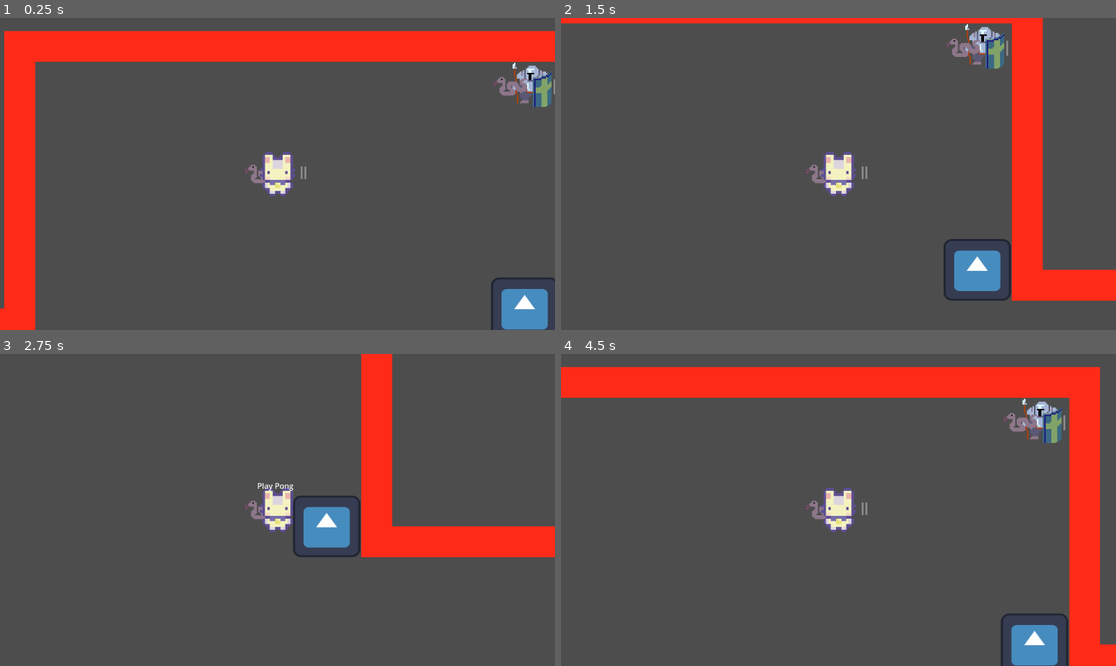
Above: before the commit, frames 1-4 (two rows, left to right).
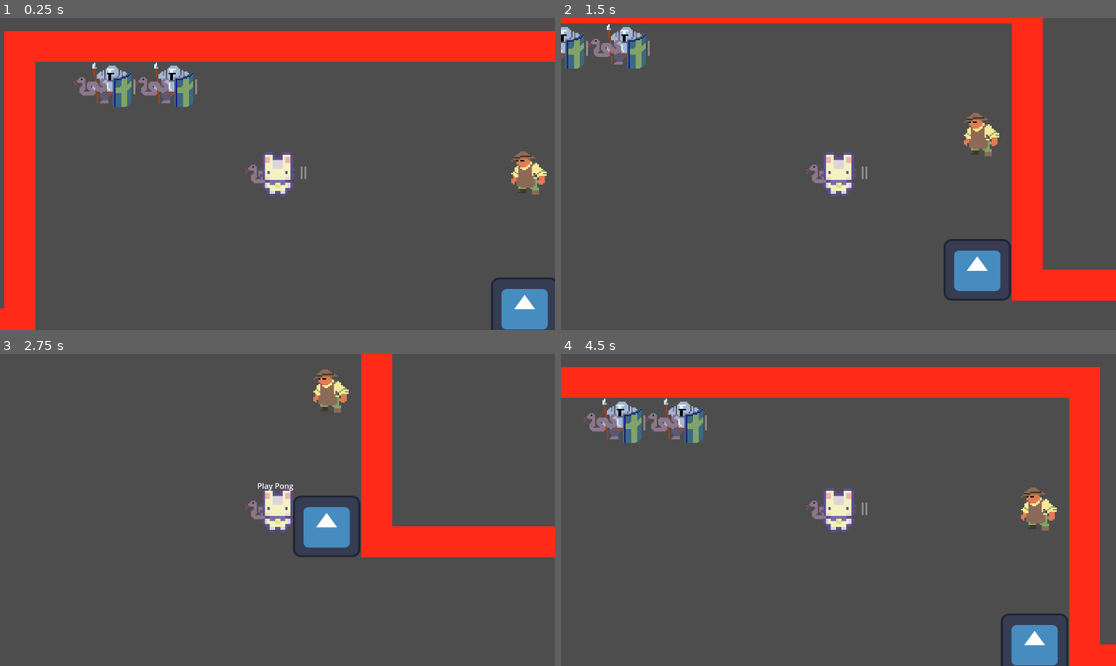
Above: after the commit, the same moments.

Repository: Bug-Bone-Studios/Ant---Godot-game-Unnamed-
Game: Godot game, scene res://main/Scenes/worlds/world.tscn
Two runs of this game, one before a commit and one after it. Both use one fixed random seed, a clock stepped at 60 frames per second and the inputs below. The engine's default icon, where the game draws it, is replaced by a stand-in: a white triangle on a blue panel in a dark square.
Inputs:
- Up to frame 1 (0.25 s): no input
- Up to frame 2 (1.5 s): tap Enter at 0.5 s; hold D (move_right) 0.53-1.28 s; tap F (interact) at 0.6 s; hold S (move_down) from 1.28 s (still down); tap Shift (sprint) at 1.35 s
- Up to frame 3 (2.75 s): release S (move_down) at 2.03 s; hold D (move_right) from 2.03 s (still down); tap F (interact) at 2.1 s
- Up to frame 4 (4.5 s): release D (move_right) at 2.78 s; hold W (move_up) 2.78-3.53 s; tap Shift (sprint) at 2.85, 4.35 s; hold A (move_left) from 3.53 s (still down); tap F (interact) at 3.6 s

The runs differ from the first frame. In frame 1, 3.1% of the frame differs, in the area x 13-100%, y 14-57%; in frame 2, 2.7%; in frame 3, 0.6%; in frame 4, 3.1%, in the area x 4-91%, y 14-57%.

Commit message:
simple customer

Diff:
--- /dev/null
+++ b/main/Scenes/Players.Enemies/customer.tscn
@@ -0,0 +1,43 @@
+[gd_scene load_steps=6 format=3 uid="uid://c4gjlo8pqmgrp"]
+
+[ext_resource type="Texture2D" uid="uid://1a4k15h1hp0s" path="res://main/Assets/itch.io/32rogues/rogues.png" id="1_2vexx"]
+[ext_resource type="Script" uid="uid://g1qhhyt1lnpv" path="res://main/Scripts/Players.Enemies/customer.gd" id="1_wg64h"]
+
+[sub_resource type="CircleShape2D" id="CircleShape2D_26rrt"]
+radius = 64.0
+
+[sub_resource type="RectangleShape2D" id="RectangleShape2D_wg64h"]
+size = Vector2(64, 80)
+
+[sub_resource type="AtlasTexture" id="AtlasTexture_jxu64"]
+atlas = ExtResource("1_2vexx")
+region = Rect2(6.322754, 192.75435, 20.274986, 31.245651)
+
+[node name="customer" type="CharacterBody2D"]
+script = ExtResource("1_wg64h")
+
+[node name="player_detector" type="Area2D" parent="." groups=["customer"]]
+
+[node name="player_detector_radius" type="CollisionShape2D" parent="player_detector"]
+shape = SubResource("CircleShape2D_26rrt")
+debug_color = Color(8.663535e-07, 0.6386381, 0.38024315, 0.41960785)
+
+[node name="world_collider" type="CollisionShape2D" parent="."]
+shape = SubResource("RectangleShape2D_wg64h")
+
+[node name="Sprite2D" type="Sprite2D" parent="."]
+texture_filter = 1
+position = Vector2(1.9073486e-06, 3.8146973e-06)
+scale = Vector2(3.903, 3)
+texture = SubResource("AtlasTexture_jxu64")
+
+[node name="hello_label" type="Label" parent="."]
+visible = false
+offset_left = -96.0
+offset_top = -40.0
+offset_right = -51.0
+offset_bottom = -17.0
+text = "Hello!"
+
+[connection signal="area_entered" from="player_detector" to="." method="_on_player_detector_area_entered"]
+[connection signal="area_exited" from="player_detector" to="." method="_on_player_detector_area_exited"]
--- a/main/Scenes/Players.Enemies/player.tscn
+++ b/main/Scenes/Players.Enemies/player.tscn
@@ -1,6 +1,6 @@
 [gd_scene load_steps=13 format=3 uid="uid://c3ldi2a1cdlm5"]
 
-[ext_resource type="Script" uid="uid://c6sxihcgnid78" path="res://main/Scripts/player.gd" id="1_x7iuo"]
+[ext_resource type="Script" uid="uid://c6sxihcgnid78" path="res://main/Scripts/Players.Enemies/player.gd" id="1_x7iuo"]
 [ext_resource type="PackedScene" uid="uid://dqppf8huq4f2g" path="res://main/Scenes/Components/HealthComponent.tscn" id="2_a0wf6"]
 [ext_resource type="PackedScene" uid="uid://cl455j7q01i0c" path="res://main/Scenes/Components/StaminaBarComponet.tscn" id="3_n6015"]
 [ext_resource type="PackedScene" uid="uid://bp0ytwp4cnih1" path="res://main/Scenes/Components/HealthBarComponent.tscn" id="4_71o6a"]
--- a/main/Scenes/Players.Enemies/test_enemy.tscn
+++ b/main/Scenes/Players.Enemies/test_enemy.tscn
@@ -1,7 +1,7 @@
 [gd_scene load_steps=10 format=3 uid="uid://dmvuqrji8vlqk"]
 
 [ext_resource type="Texture2D" uid="uid://1a4k15h1hp0s" path="res://main/Assets/itch.io/32rogues/rogues.png" id="1_62lc6"]
-[ext_resource type="Script" uid="uid://cthymss0v2m8r" path="res://main/Scripts/test_enemy.gd" id="1_nxrrk"]
+[ext_resource type="Script" uid="uid://cthymss0v2m8r" path="res://main/Scripts/Players.Enemies/test_enemy.gd" id="1_nxrrk"]
 [ext_resource type="PackedScene" uid="uid://dqppf8huq4f2g" path="res://main/Scenes/Components/HealthComponent.tscn" id="2_nxrrk"]
 [ext_resource type="PackedScene" uid="uid://detuydqv72ys7" path="res://main/Scenes/Components/HitboxComponent.tscn" id="3_gnuit"]
 [ext_resource type="PackedScene" uid="uid://dpnl48lavdowy" path="res://main/Scenes/Items/test_sword.tscn" id="5_gnuit"]
--- a/main/Scenes/worlds/world.tscn
+++ b/main/Scenes/worlds/world.tscn
@@ -1,6 +1,7 @@
-[gd_scene load_steps=5 format=3 uid="uid://8vn3d3hfp7oa"]
+[gd_scene load_steps=6 format=3 uid="uid://8vn3d3hfp7oa"]
 
 [ext_resource type="PackedScene" uid="uid://dmvuqrji8vlqk" path="res://main/Scenes/Players.Enemies/test_enemy.tscn" id="1_4kw6h"]
+[ext_resource type="PackedScene" uid="uid://c4gjlo8pqmgrp" path="res://main/Scenes/Players.Enemies/customer.tscn" id="1_708qw"]
 [ext_resource type="PackedScene" uid="uid://c3ldi2a1cdlm5" path="res://main/Scenes/Players.Enemies/player.tscn" id="2_tn8n3"]
 [ext_resource type="PackedScene" uid="uid://bapf6mi820evj" path="res://main/Scenes/Games/pong_game.tscn" id="3_c0bss"]
 [ext_resource type="PackedScene" uid="uid://xwcj02wqmxt5" path="res://main/Scenes/Worlds/map_elements/temp_wall.tscn" id="4_0ijf7"]
@@ -11,8 +12,14 @@
 
 [node name="enemies" type="Node" parent="entities"]
 
+[node name="customer" parent="entities/enemies" instance=ExtResource("1_708qw")]
+position = Vector2(1088, 296)
+
 [node name="test_enemy2" parent="entities/enemies" instance=ExtResource("1_4kw6h")]
-position = Vector2(1096, 112)
+position = Vector2(224, 112)
+
+[node name="test_enemy3" parent="entities/enemies" instance=ExtResource("1_4kw6h")]
+position = Vector2(352, 112)
 
 [node name="players" type="Node" parent="entities"]
 
--- /dev/null
+++ b/main/Scripts/Players.Enemies/customer.gd
@@ -0,0 +1,15 @@
+extends CharacterBody2D
+class_name Customer
+
+var player_nearby := false
+@onready var hello_label: Label = $hello_label
+
+func _on_player_detector_area_entered(a: Area2D) -> void:
+		if a.is_in_group("player"):
+			player_nearby = true
+			hello_label.show()
+
+func _on_player_detector_area_exited(a: Area2D) -> void:
+		if a.is_in_group("player"):
+			player_nearby = true
+			hello_label.hide()
--- a/project.godot
+++ b/project.godot
@@ -28,6 +28,7 @@
 weapon=""
 pickupable=""
 enemy=""
+customer=""
 
 [input]
 
Not shown, added: main/Scripts/Players.Enemies/customer.gd.uid
Renamed: main/Scripts/player.gd -> main/Scripts/Players.Enemies/player.gd
Renamed: main/Scripts/player.gd.uid -> main/Scripts/Players.Enemies/player.gd.uid
Renamed: main/Scripts/test_enemy.gd -> main/Scripts/Players.Enemies/test_enemy.gd
Renamed: main/Scripts/test_enemy.gd.uid -> main/Scripts/Players.Enemies/test_enemy.gd.uid
